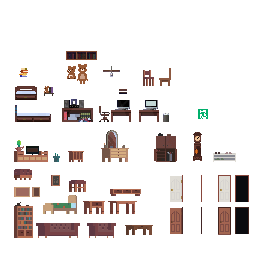
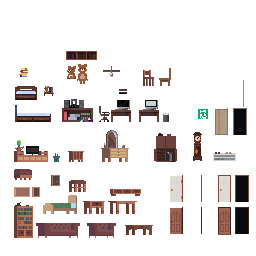
Two versions of the same layered image (256x256). Layer-by-layer changes:
added layer "레이어 51" above "레이어 47" over [243,80,244,107]
added layer "레이어 47" (1st of 2) above "레이어 47" over [233,108,247,135]
added layer "레이어 50" above "레이어 49" over [215,108,228,135]